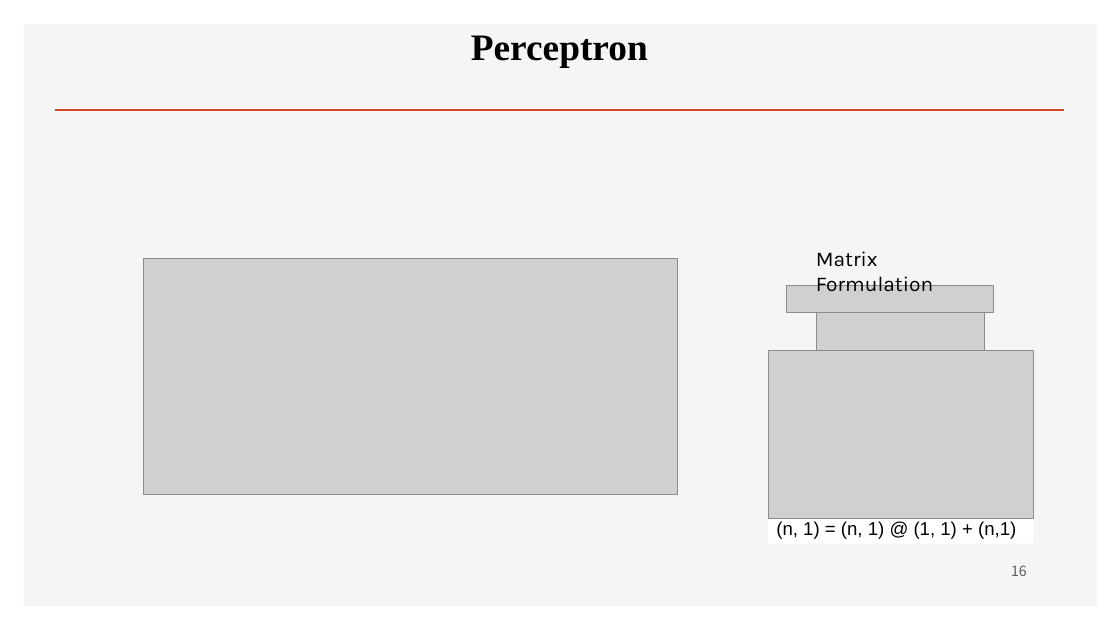
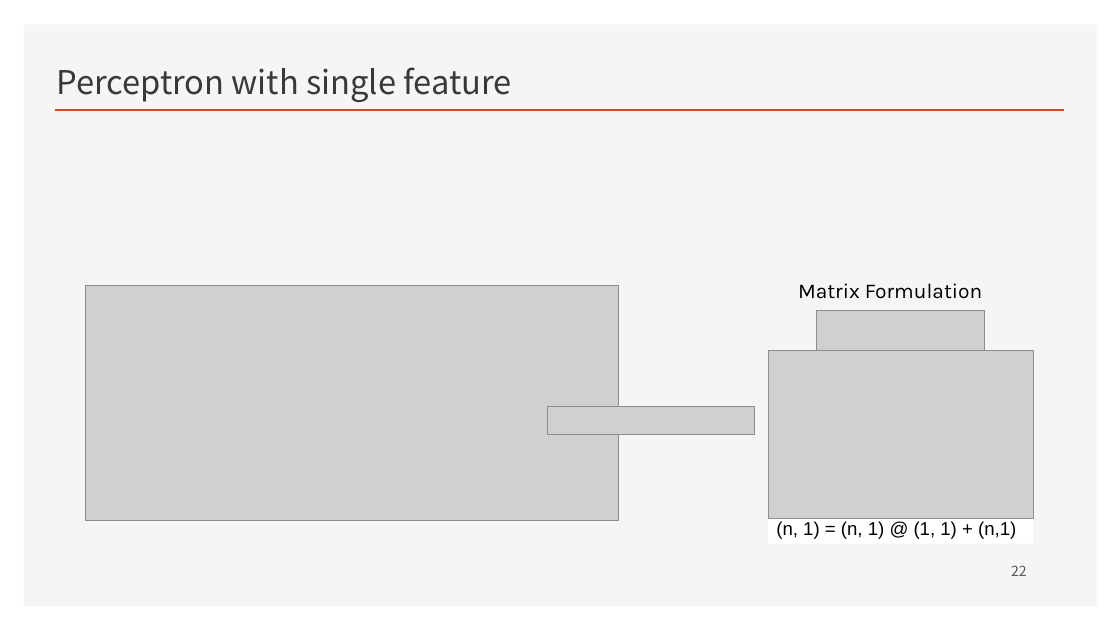
Before and after one commit to ancestor9/mathematics-for-machine-learning, a slide deck: slide 22 of w4_Perceptron_Regression.pptx (slide 16 before the commit). Drawn at 1120x630 pixels with LibreOffice and Linux fonts; fonts in the diff are those of the drawing; grey boxes stand for pictures; background and template pictures are left out. Boxes give left, top, right and bottom in pixels: in the first picture for what was removed or moved away, otherwise in the second. Text is boxed around its words. In the diff, an @@ line names an element or a change of style, - is before the commit and + after.

```diff
--- a/w4_Perceptron_Regression.pptx
+++ b/w4_Perceptron_Regression.pptx
@@ text at <box>56,67,511,102</box>: text changed; size 32 to 28 pt; font Times New Roman to Noto Sans CJK KR; text colour #000000 to #3B3838; bold off @@
-Perceptron
+Perceptron with single feature
@@ picture: place and size @@
-picture at <box>144,259,677,494</box>
+picture at <box>85,286,618,521</box>
@@ text "Matrix Formulation" rewrapped from <box>816,251,933,292</box> to <box>798,283,982,299</box> @@
@@ picture: place and size @@
-picture at <box>786,286,993,313</box>
+picture at <box>548,407,755,434</box>
@@ page number at <box>1011,565,1027,576</box>: text changed @@
-16
+22
```
Also in this commit, not shown: 20 other slides changed, 5 slides removed.
